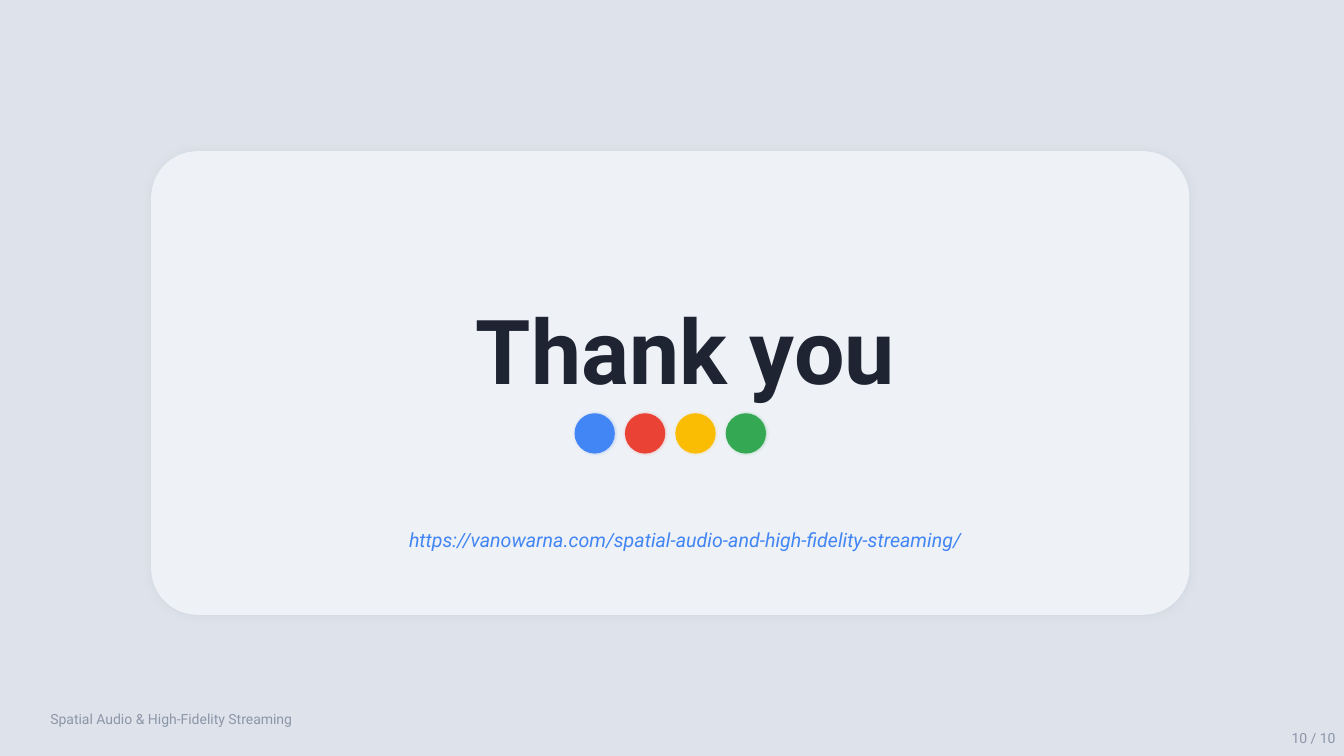
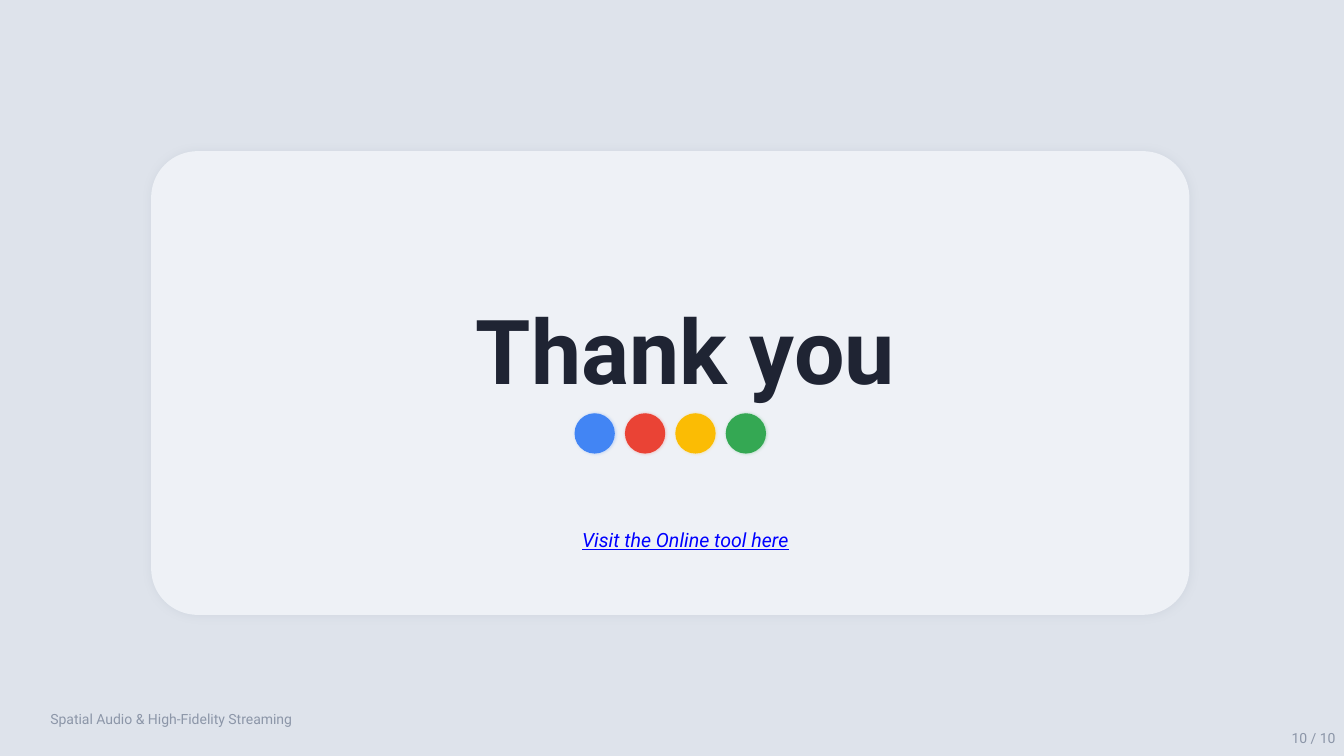
Before and after one commit to vanowarna/spatial-audio-and-high-fidelity-streaming, a slide deck: slide 10 of deliverables/Spatial_Audio_Presentation.pptx. Drawn at 1344x756 pixels with LibreOffice and Linux fonts; fonts in the diff are those of the drawing. Boxes give left, top, right and bottom in pixels: in the first picture for what was removed or moved away, otherwise in the second. Text is boxed around its words. In the diff, an @@ line names an element or a change of style, - is before the commit and + after.

```diff
--- a/deliverables/Spatial_Audio_Presentation.pptx
+++ b/deliverables/Spatial_Audio_Presentation.pptx
@@ text at (x1=582, y1=532, x2=788, y2=550): text changed; text colour #4285F4 to #0000FF @@
-https://vanowarna.com/spatial-audio-and-high-fidelity-streaming/
+Visit the Online tool here
```
Also in this commit, not shown: 4 other files.
